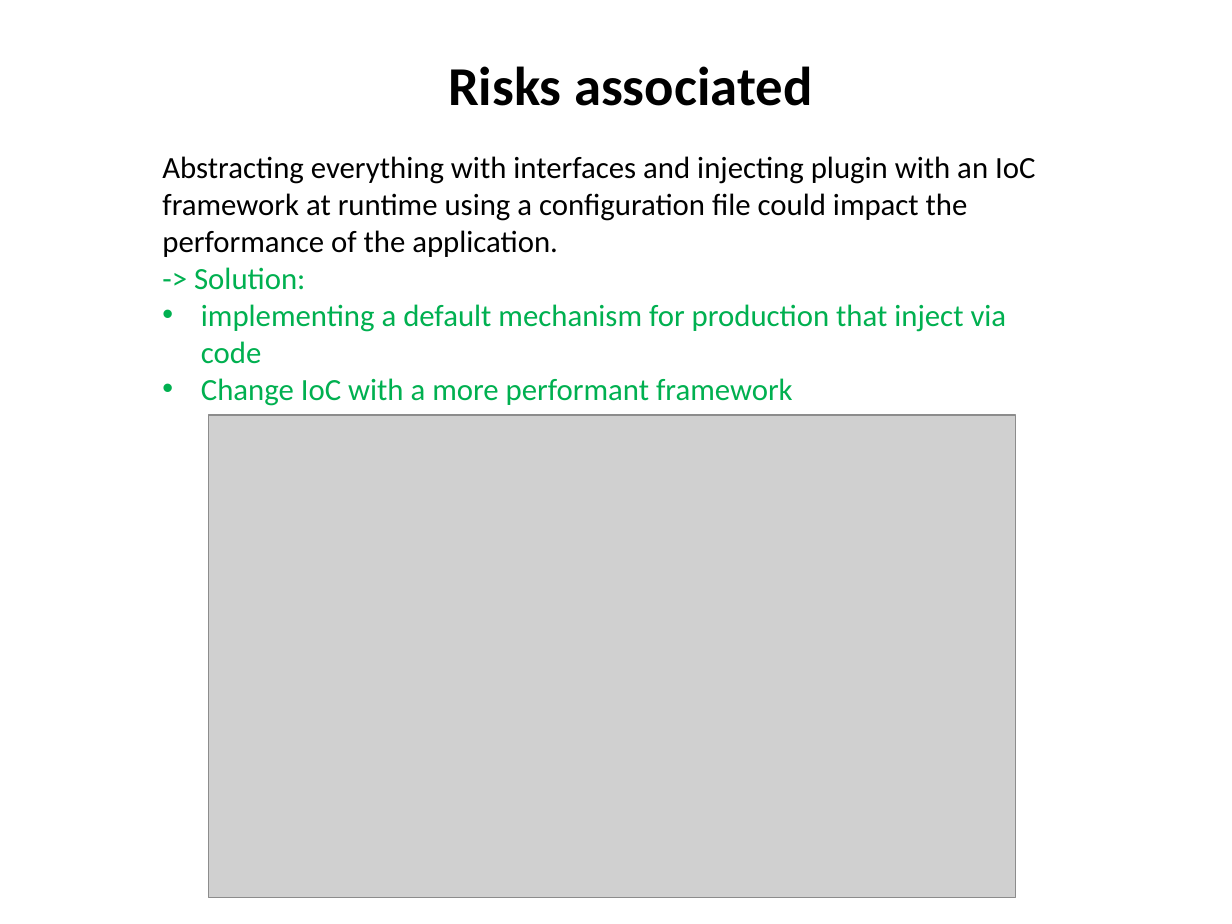
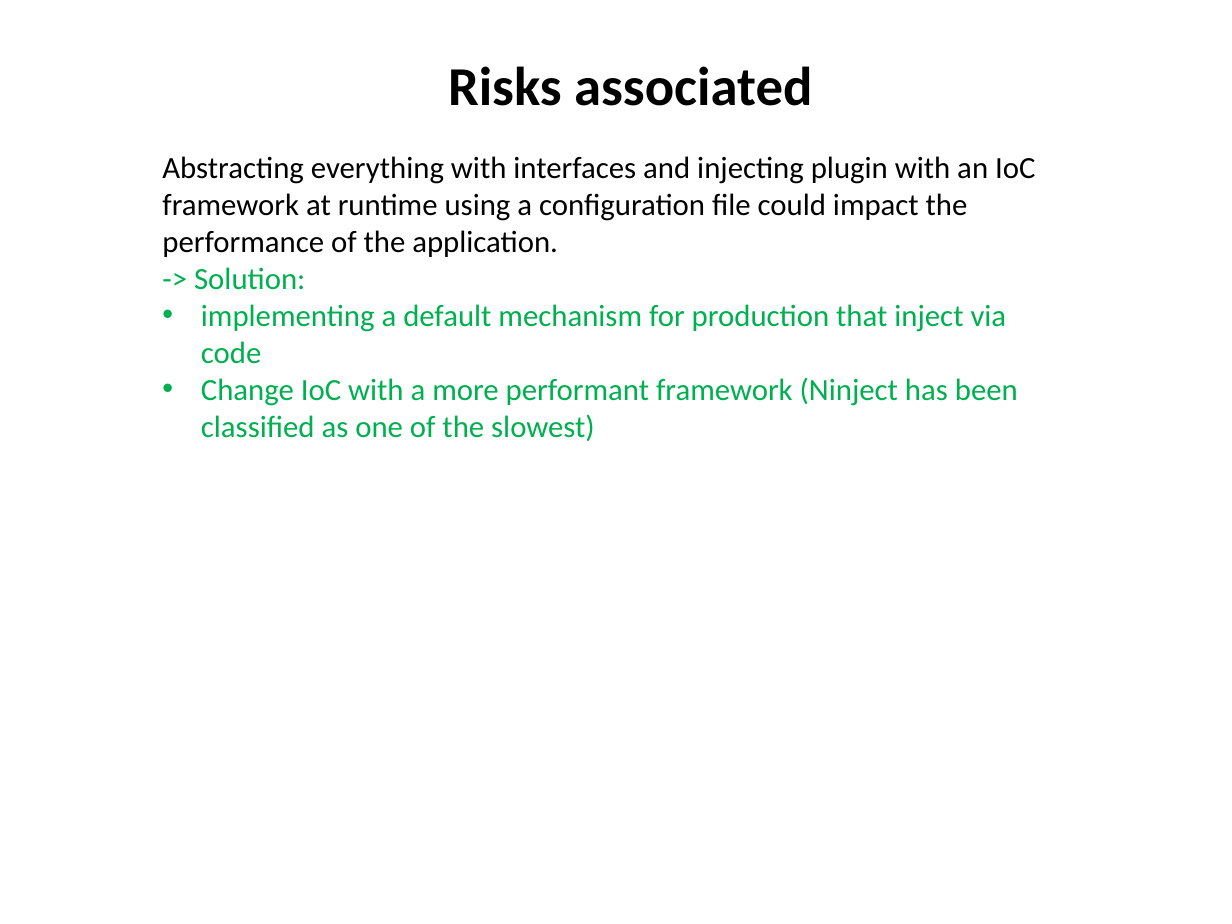
Before and after one commit to giorgifabio/NinjectRuntimeInjection, a slide deck: slide 5 of Doc/AppInfo.pptx. Drawn at 1232x924 pixels with LibreOffice and Linux fonts; fonts in the diff are those of the drawing; grey boxes stand for pictures. Boxes give left, top, right and bottom in pixels: in the first picture for what was removed or moved away, otherwise in the second. Text is boxed around its words. In the diff, an @@ line names an element or a change of style, - is before the commit and + after.

```diff
--- a/Doc/AppInfo.pptx
+++ b/Doc/AppInfo.pptx
@@ text at [201, 377, 1018, 441]: text changed @@
-• Change IoC with a more performant framework
+• Change IoC with a more performant framework (Ninject has been classified as one of the slowest)
@@ picture removed at [208, 415, 1015, 898] @@
```
Also in this commit, not shown: 3 other files.
